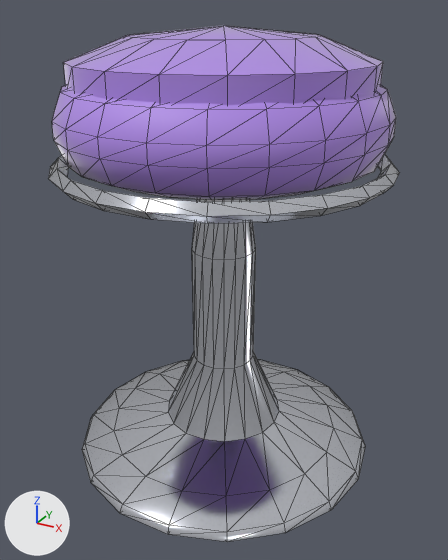
A saved change to the glTF model public/assets/interiors/salao/stool_salon_round.glb.
Both versions are drawn from a camera (50 mm lens) standing at (0.349, -0.633, 0.558) and looking at (0.005, -0.009, 0.246). Arrows for +X, +Y and +Z are at lower left; the lights stay in place. The picture after the commit comes second. Mesh edges are drawn as thin lines.

The older version as bpy lines, for what is in view:
```python
mat_fabric_005 = principled_material('fabric.005')
mat_fabric_005.base_color = (0.434, 0.254, 0.807)  # purple #b08ae8
mat_fabric_005.roughness = 0.55
mat_fabric_005.sheen_weight = 1.0
mat_fabric_005.sheen_roughness = 0.35
mat_trim_005 = principled_material('trim.005')
mat_trim_005.base_color = (0.768, 0.791, 0.855)  # white #e3e6ee
mat_trim_005.metallic = 1.0
mat_trim_005.roughness = 0.16
me_stool_salon_round = bpy.data.meshes.new('stool_salon_round')
me_stool_salon_round.from_pydata(...)  # 478 vertices, 944 faces; spans x -0.2..0.2, y -0.198..0.198, z 0.0..0.54
# faces by material slot: [408, 536]
me_stool_salon_round.materials.append(mat_fabric_005)  # purple #b08ae8
me_stool_salon_round.materials.append(mat_trim_005)  # white #e3e6ee
ob_stool_salon_round = bpy.data.objects.new('stool_salon_round', me_stool_salon_round)
ob_stool_salon_round.location = (0.0, 0.0, 0.0)
```
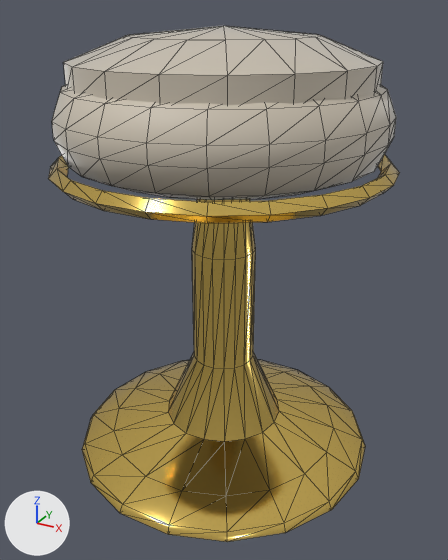
Boxes (x1, y1, x2, y2) around the edits, measured in the pictures (448 x 560 px):
```json
{"object": "stool_salon_round", "change": "recoloured", "before": [48, 26, 400, 542], "after": [48, 26, 400, 542]}
```

Edits to the scene script, one JSON object a line:
```json
{"op": "set", "path": "mat_fabric_005.base_color", "old": "(0.434, 0.254, 0.807)", "new": "(0.584, 0.521, 0.423)", "note": "purple #b08ae8 -> light grey #c9bfae"}
{"op": "set", "path": "mat_trim_005.base_color", "old": "(0.768, 0.791, 0.855)", "new": "(0.888, 0.624, 0.156)", "note": "white #e3e6ee -> yellow #f2cf6e"}
```
